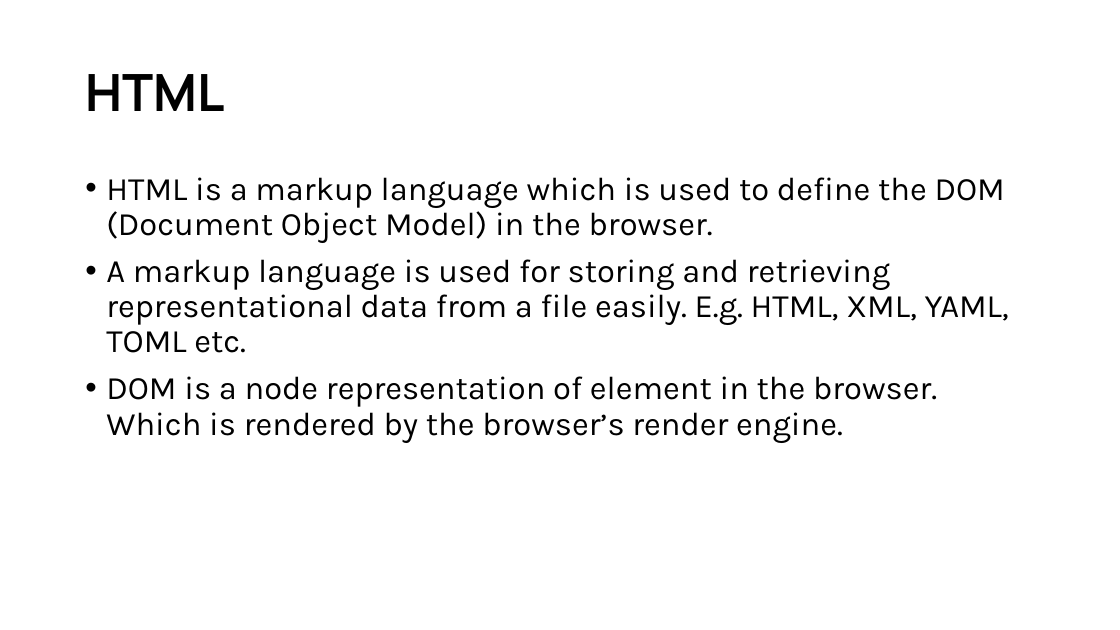
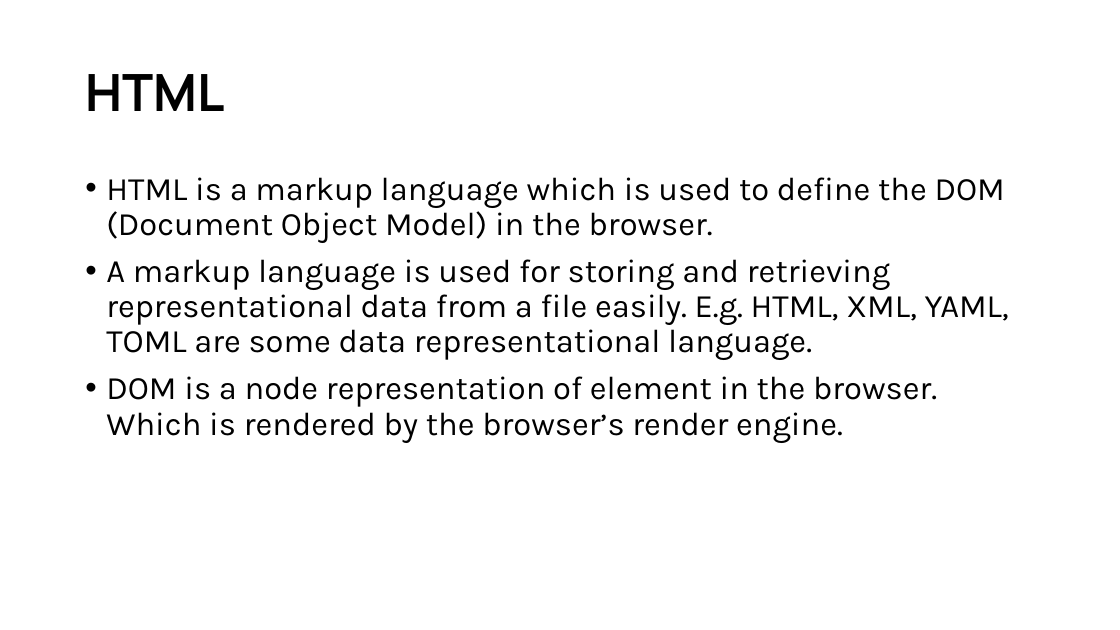
Before and after one commit to d33kshant/webdev-workshop, a slide deck: slide 6 of resources/workshop-presentation.pptx. Drawn at 1120x630 pixels with LibreOffice and Linux fonts; fonts in the diff are those of the drawing. Boxes give left, top, right and bottom in pixels: in the first picture for what was removed or moved away, otherwise in the second. Text is boxed around its words. In the diff, an @@ line names an element or a change of style, - is before the commit and + after.

```diff
--- a/resources/workshop-presentation.pptx
+++ b/resources/workshop-presentation.pptx
@@ text at bbox=[106, 259, 1009, 360]: text changed @@
-• A markup language is used for storing and retrieving representational data from a file easily. E.g. HTML, XML, YAML, TOML etc.
+• A markup language is used for storing and retrieving representational data from a file easily. E.g. HTML, XML, YAML, TOML are some data representational language.
```
Also in this commit, not shown: 4 other slides changed, 5 slides added, 2 slides removed.
